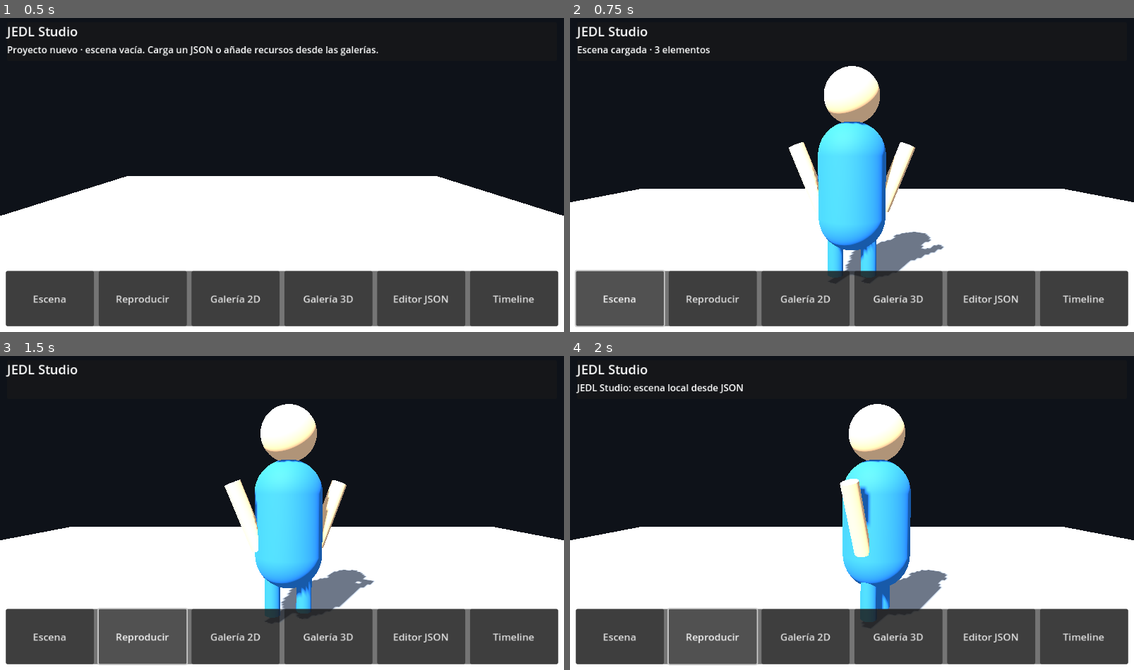
Above: before the commit, frames 1-4 (two rows, left to right).
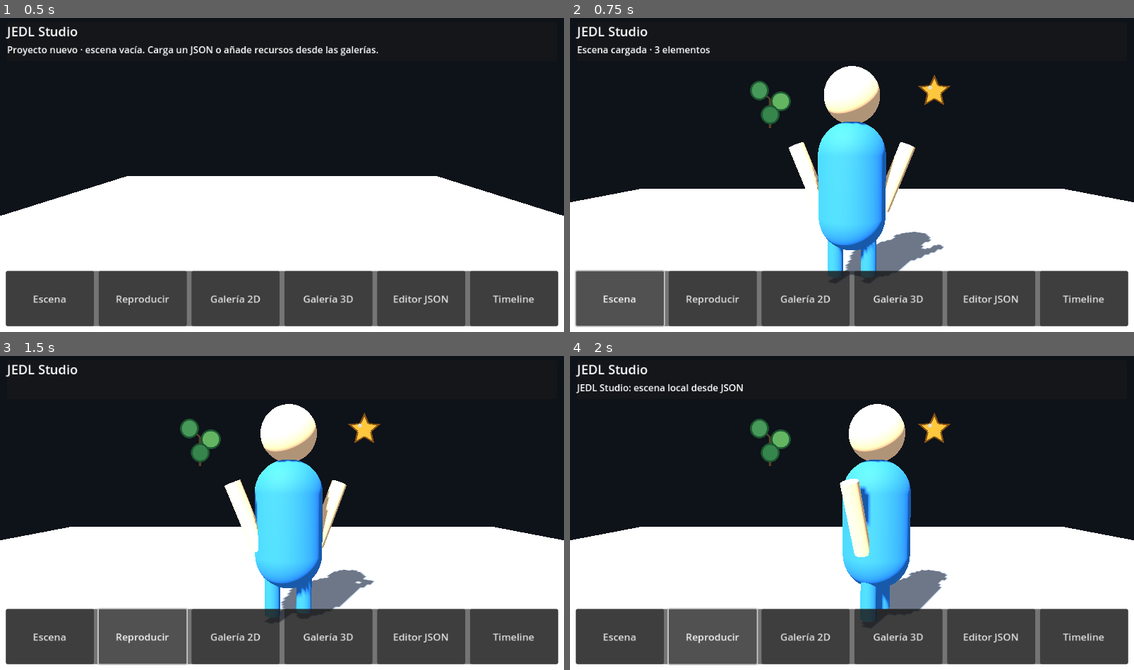
Above: after the commit, the same moments.

Repository: juancito860715-lgtm/jedl-studio
Game: Godot game, scene res://Main.tscn
Same seed, same stepped clock (60 frames per second), same inputs: the game is played once before the commit and once after it.
Inputs:
- Up to frame 1 (0.5 s): no input
- Up to frame 2 (0.75 s): click "Escena" at 0.5 s
- Up to frame 3 (1.5 s): click "Reproducir" at 1.25 s
- Up to frame 4 (2 s): no input

Frame 1 is identical in both runs. In frame 2, 0.7% of the frame differs, in the area x 31-68%, y 17-36%; in frame 3, 0.7%; in frame 4, 0.7%.

Commit message:
fix: apply 2D scene scale as normalized Sprite2D scale

Diff:
--- a/scripts/SceneParser.gd
+++ b/scripts/SceneParser.gd
@@ -225,7 +225,7 @@
 	sprite.position = Vector2(float(entry.get("position", [0.0, 0.0, 0.0])[0]) * 100.0, -float(entry.get("position", [0.0, 0.0, 0.0])[1]) * 100.0)
 	sprite.rotation_degrees = float(entry.get("rotation_degrees", [0.0, 0.0, 0.0])[2])
 	var scale_value := _vector3_from(entry.get("scale", [1.0, 1.0, 1.0]))
-	sprite.scale = Vector2(scale_value.x * 0.01, scale_value.y * 0.01)
+	sprite.scale = Vector2(scale_value.x, scale_value.y)
 	sprite.z_index = int(entry.get("z_index", 0))
 	return sprite
 
@@ -235,7 +235,7 @@
 		var canvas_sprite := instance as Node2D
 		canvas_sprite.position = Vector2(position_value.x * 100.0, -position_value.y * 100.0)
 		canvas_sprite.rotation_degrees = rotation_value.z
-		canvas_sprite.scale = Vector2(scale_value.x * 0.01, scale_value.y * 0.01)
+		canvas_sprite.scale = Vector2(scale_value.x, scale_value.y)
 	elif instance is Node3D:
 		var stage_instance := instance as Node3D
 		stage_instance.position = position_value
@@ -391,7 +391,7 @@
 func _instance_scale_data(instance: Node) -> Array:
 	if instance is Node2D:
 		var canvas_instance := instance as Node2D
-		return [canvas_instance.scale.x / 0.01, canvas_instance.scale.y / 0.01, 1.0]
+		return [canvas_instance.scale.x, canvas_instance.scale.y, 1.0]
 	if instance is Node3D:
 		var stage_instance := instance as Node3D
 		return [stage_instance.scale.x, stage_instance.scale.y, stage_instance.scale.z]
